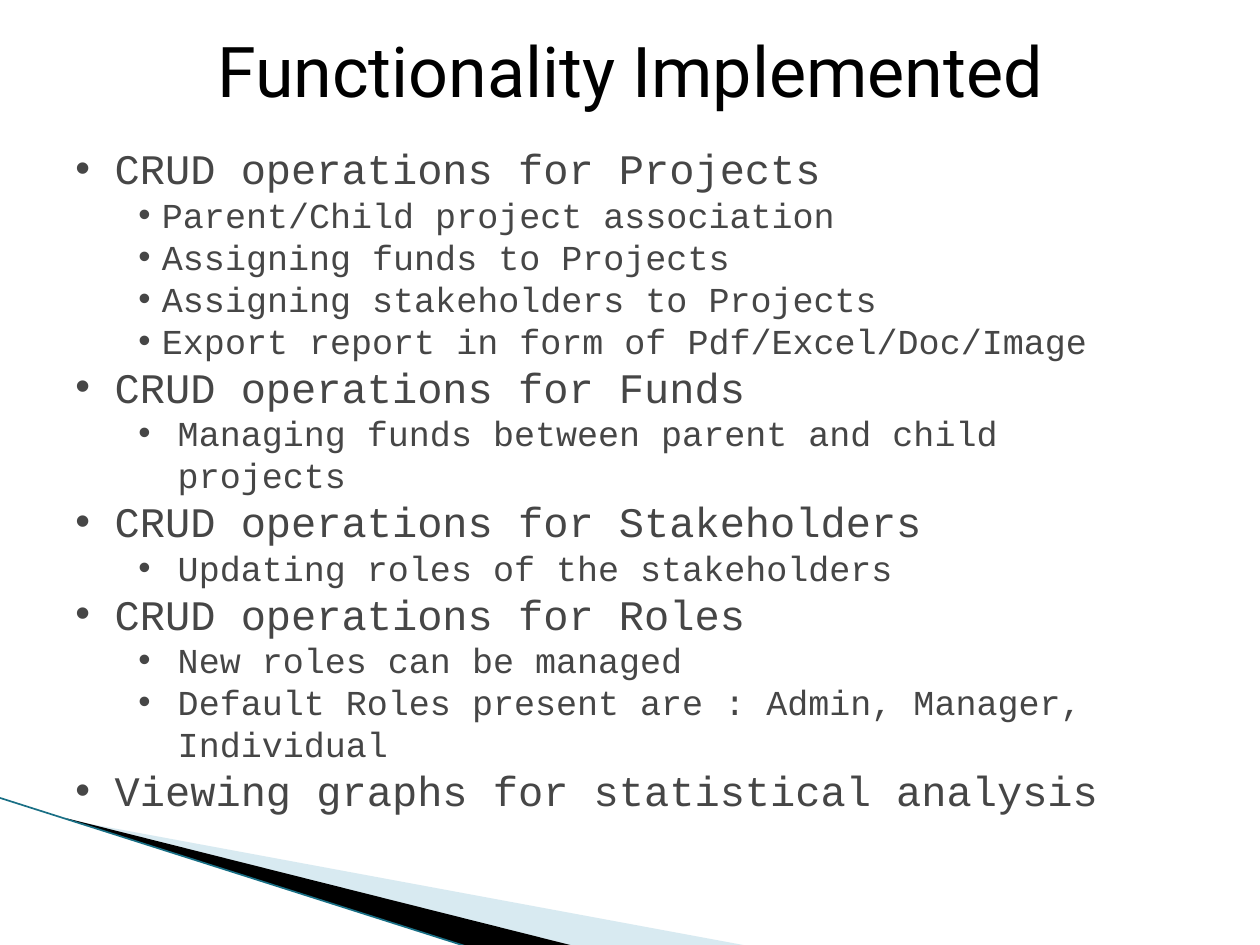
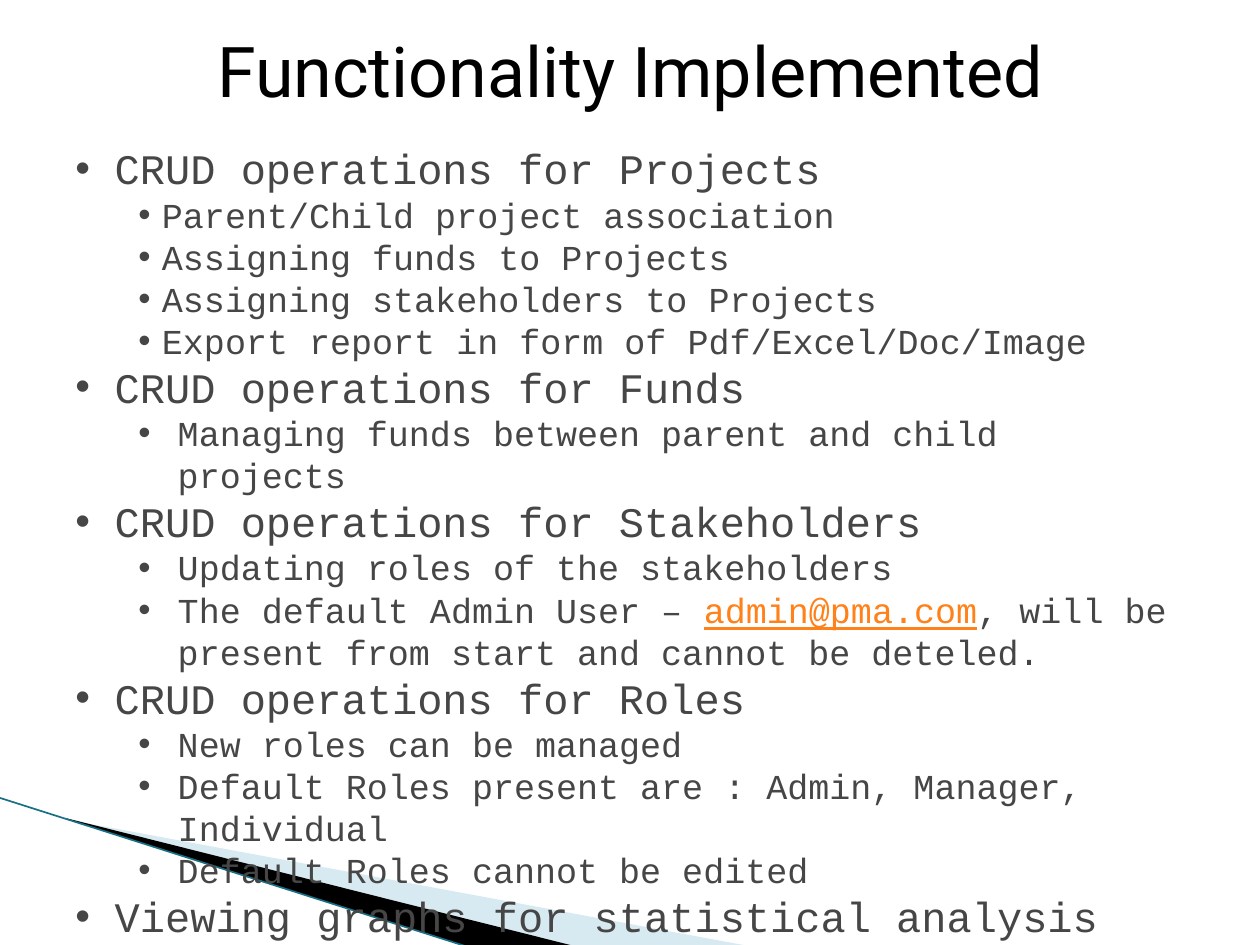
Before and after one commit to nalininallamalli/NSPACKS_PROJECT_MGMT, a slide deck: slide 4 of Project Management App.pptx. Drawn at 1260x945 pixels with LibreOffice and Linux fonts; fonts in the diff are those of the drawing; background and template pictures are left out. Boxes give left, top, right and bottom in pixels: in the first picture for what was removed or moved away, otherwise in the second. Text is boxed around its words. In the diff, an @@ line names an element or a change of style, - is before the commit and + after.

Commit message:
Latest ppt

```diff
--- a/Project Management App.pptx
+++ b/Project Management App.pptx
@@ text at box(178, 598, 1167, 673): paragraph added @@
+  • The default Admin User – admin@pma.com, will be present from start and cannot be deteled.
@@ text at box(178, 858, 808, 893): paragraph added @@
+  • Default Roles cannot be edited
```
Also in this commit, not shown: 4 other slides changed, 2 slides added.
